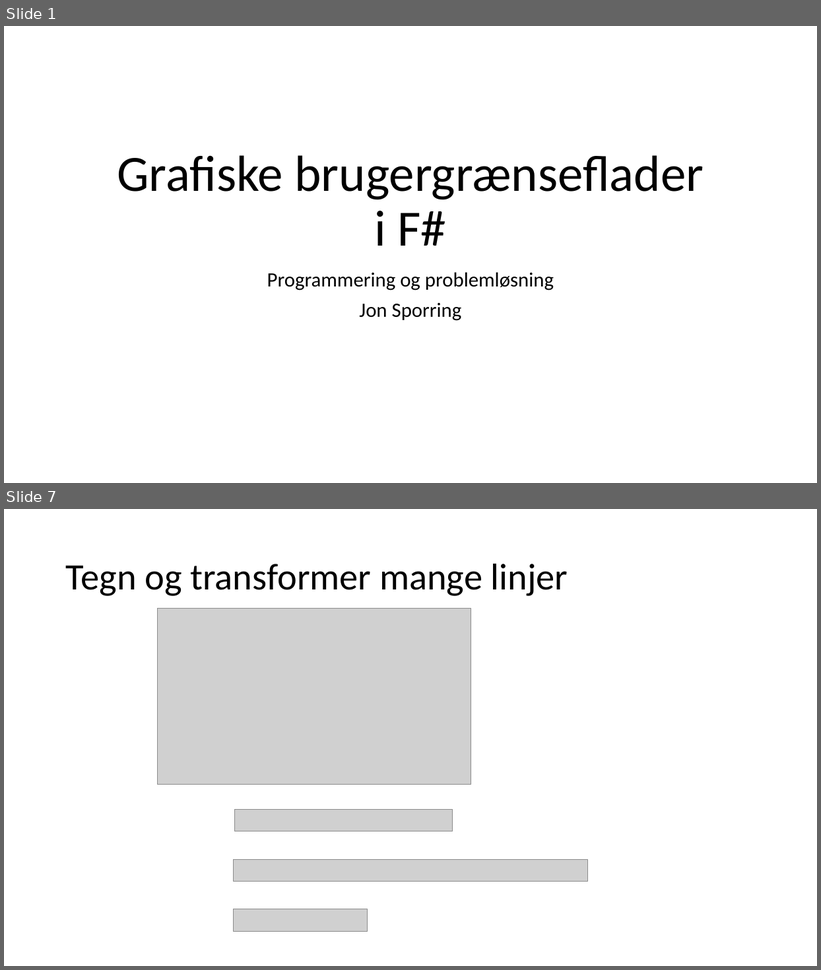
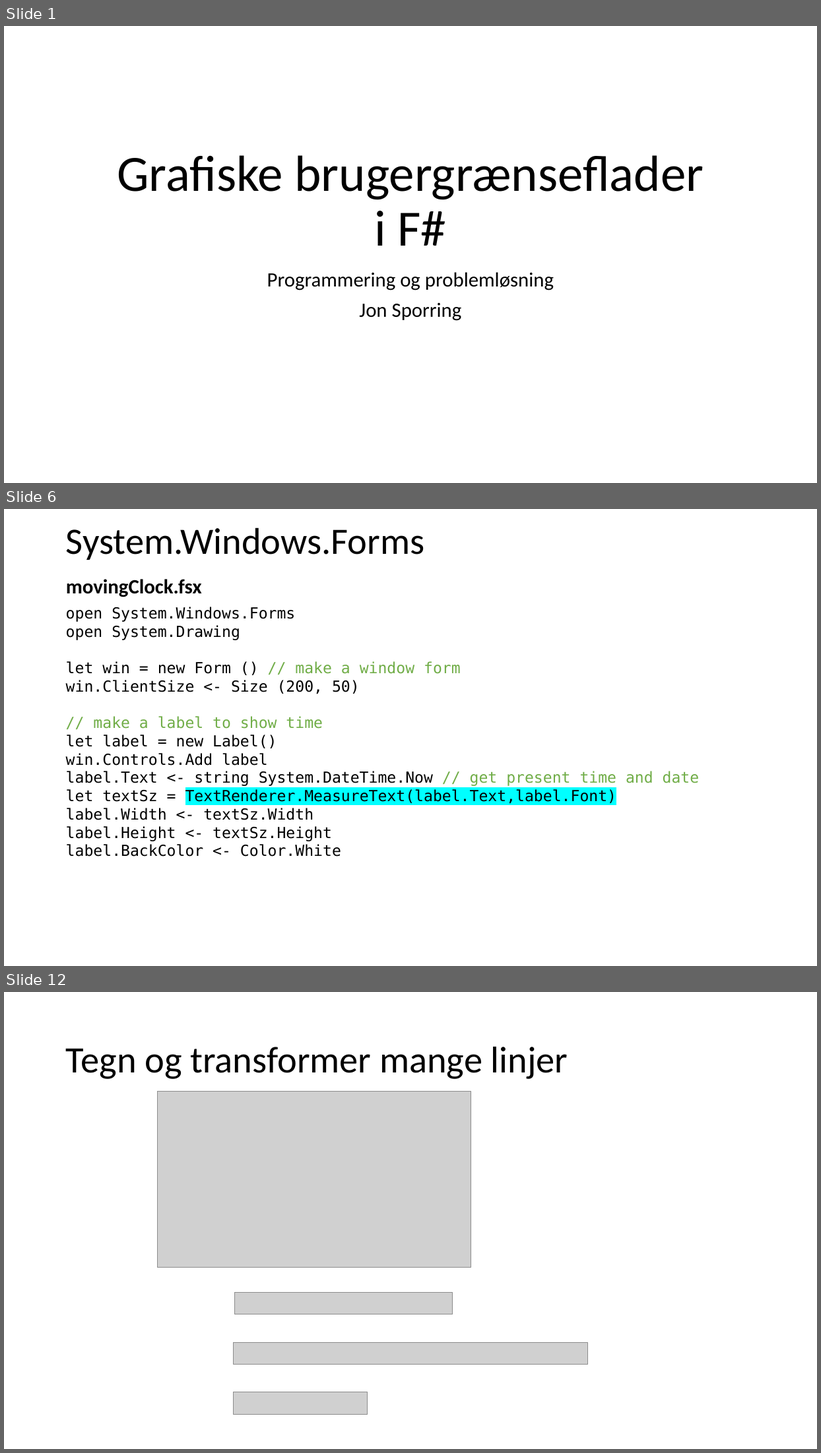
Before and after one commit to fisterloegsovs/pop22, a slide deck: lectures/17.1/17.1.pptx. Shown one above the other, each under a label of ours: slides 1 and 7 before the commit, slides 1, 6 and 12 after it; the slides between them are not shown. The pictures are 821x970 and 821x1453 pixels, drawn with LibreOffice and Linux fonts; fonts in the diff are those of the drawing; grey boxes stand for pictures. Boxes give left, top, right and bottom in pixels: in the first picture for what was removed or moved away, otherwise in the second. Text is boxed around its words. In the diff, an @@ line names an element or a change of style, - is before the commit and + after.

```diff
--- a/lectures/17.1/17.1.pptx
+++ b/lectures/17.1/17.1.pptx
@@ slide 6 added at bbox=[4, 509, 817, 966], background #FFFFFF @@
@@ title added at bbox=[66, 527, 424, 560], 44 pt, text #000000 @@
+System.Windows.Forms
@@ text added at bbox=[66, 579, 202, 597], 24 pt, text #000000, bold @@
+movingClock.fsx
@@ text added at bbox=[66, 607, 700, 857], 18 pt, text #000000 @@
+open System.Windows.Forms
+open System.Drawing
+let win = new Form () // make a window form
+win.ClientSize <- Size (200, 50)
+// make a label to show time
+let label = new Label()
+win.Controls.Add label
+label.Text <- string System.DateTime.Now // get present time and date
+let textSz = TextRenderer.MeasureText(label.Text,label.Font)
+label.Width <- textSz.Width
+label.Height <- textSz.Height
+label.BackColor <- Color.White
@@ what was slide 7 is now slide 12 @@
```
Also in this commit, not shown: 3 slides changed, 10 other slides added, 13 slides removed, 11 other files.
